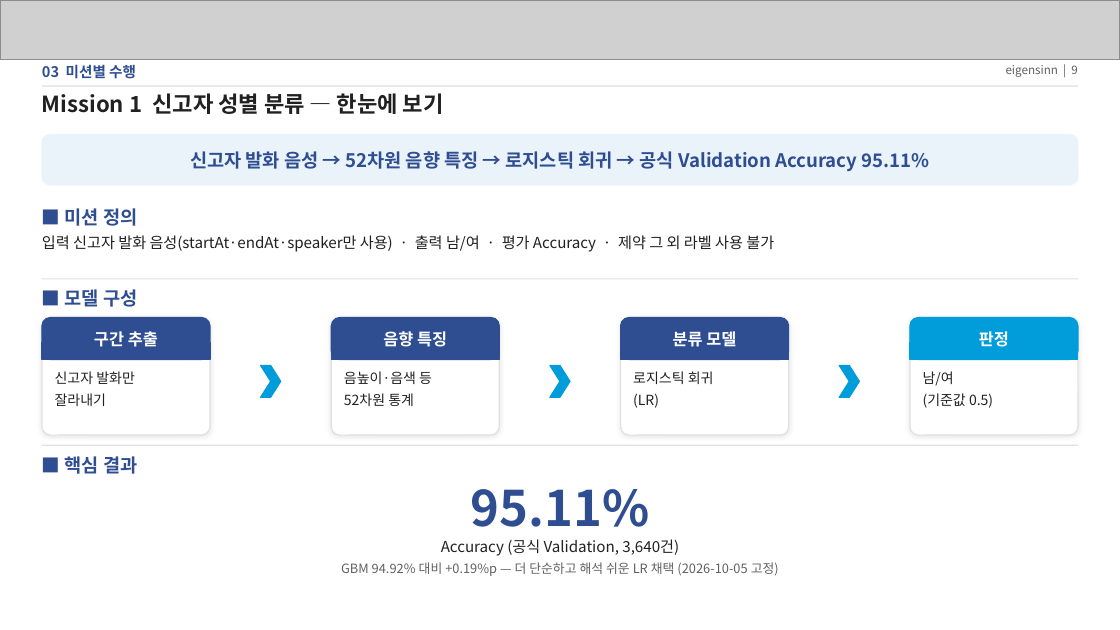
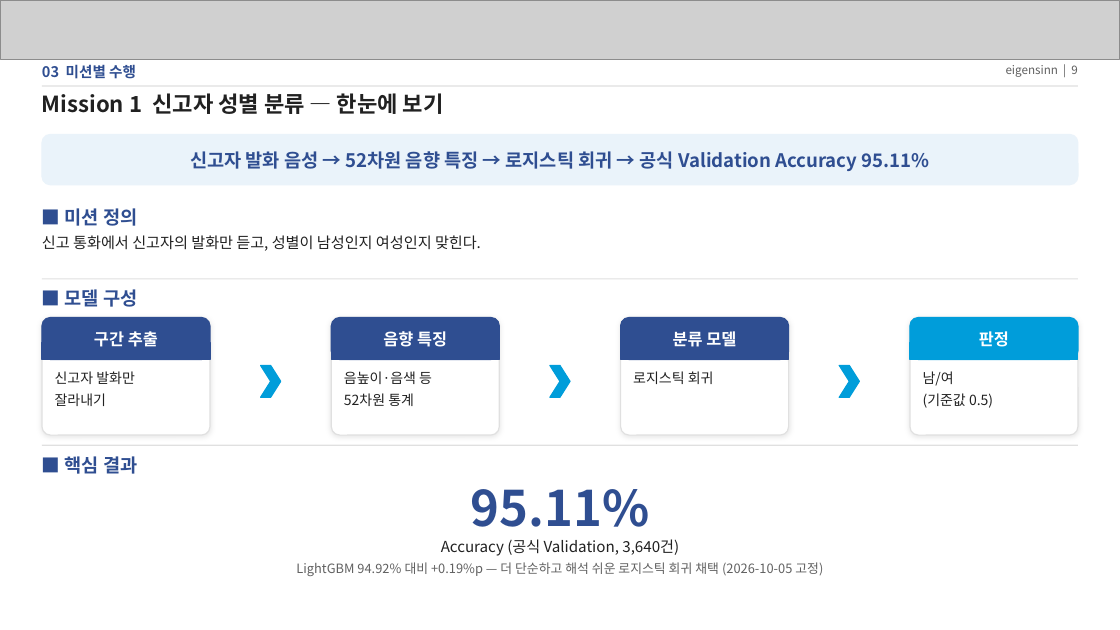
Before and after one commit to eigensinn-dcc2026/prelim, a slide deck: slide 9 of ppt/DCC2026_예선_결과정리.pptx. Drawn at 1120x630 pixels with LibreOffice and Linux fonts; fonts in the diff are those of the drawing; grey boxes stand for pictures. Boxes give left, top, right and bottom in pixels: in the first picture for what was removed or moved away, otherwise in the second. Text is boxed around its words. In the diff, an @@ line names an element or a change of style, - is before the commit and + after.

```diff
--- a/ppt/DCC2026_예선_결과정리.pptx
+++ b/ppt/DCC2026_예선_결과정리.pptx
@@ text at (x1=42, y1=235, x2=481, y2=251): text changed @@
-입력 신고자 발화 음성(startAt·endAt·speaker만 사용) · 출력 남/여 · 평가 Accuracy · 제약 그 외 라벨 사용 불가
+신고 통화에서 신고자의 발화만 듣고, 성별이 남성인지 여성인지 맞힌다.
@@ text at (x1=633, y1=393, x2=659, y2=408): paragraph removed @@
-(LR)
@@ text at (x1=296, y1=562, x2=823, y2=576): text changed @@
-GBM 94.92% 대비 +0.19%p — 더 단순하고 해석 쉬운 LR 채택 (2026-10-05 고정)
+LightGBM 94.92% 대비 +0.19%p — 더 단순하고 해석 쉬운 로지스틱 회귀 채택 (2026-10-05 고정)
```
Also in this commit, not shown: 23 other slides changed, 2 slides removed, 1 other file.
